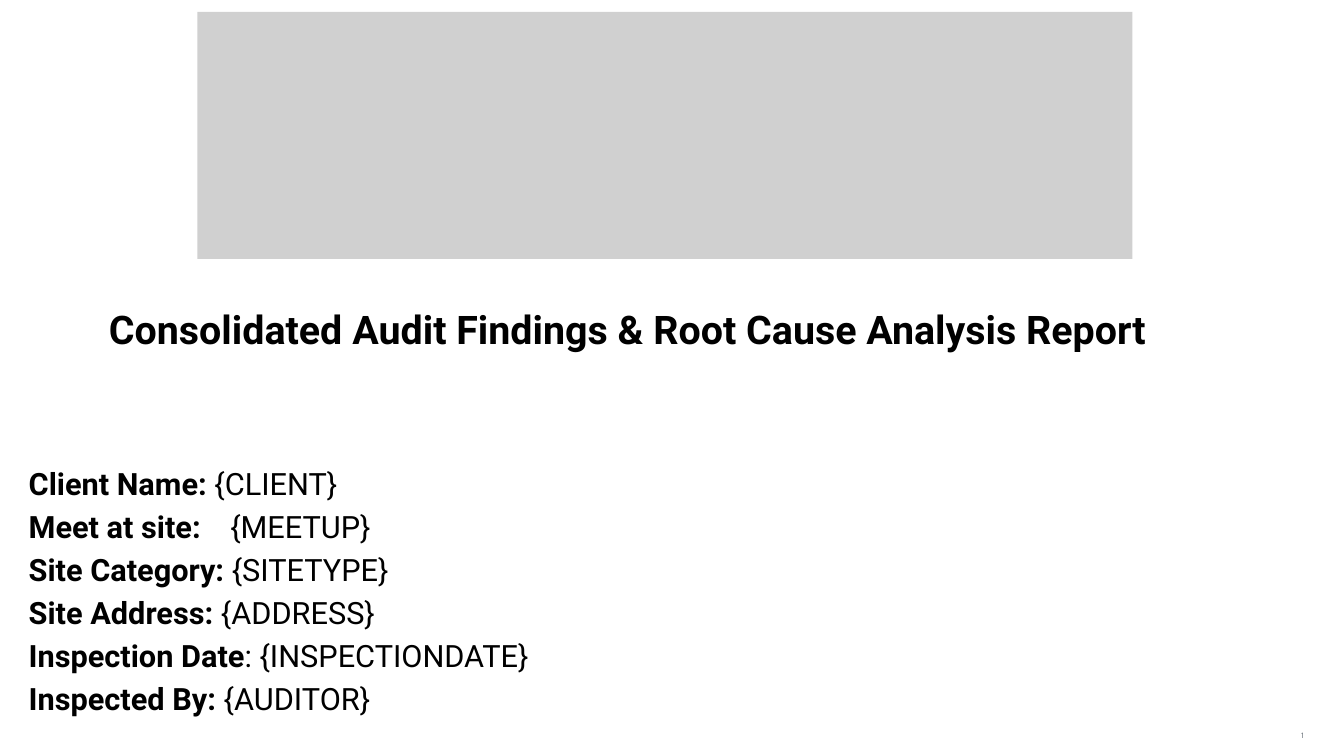
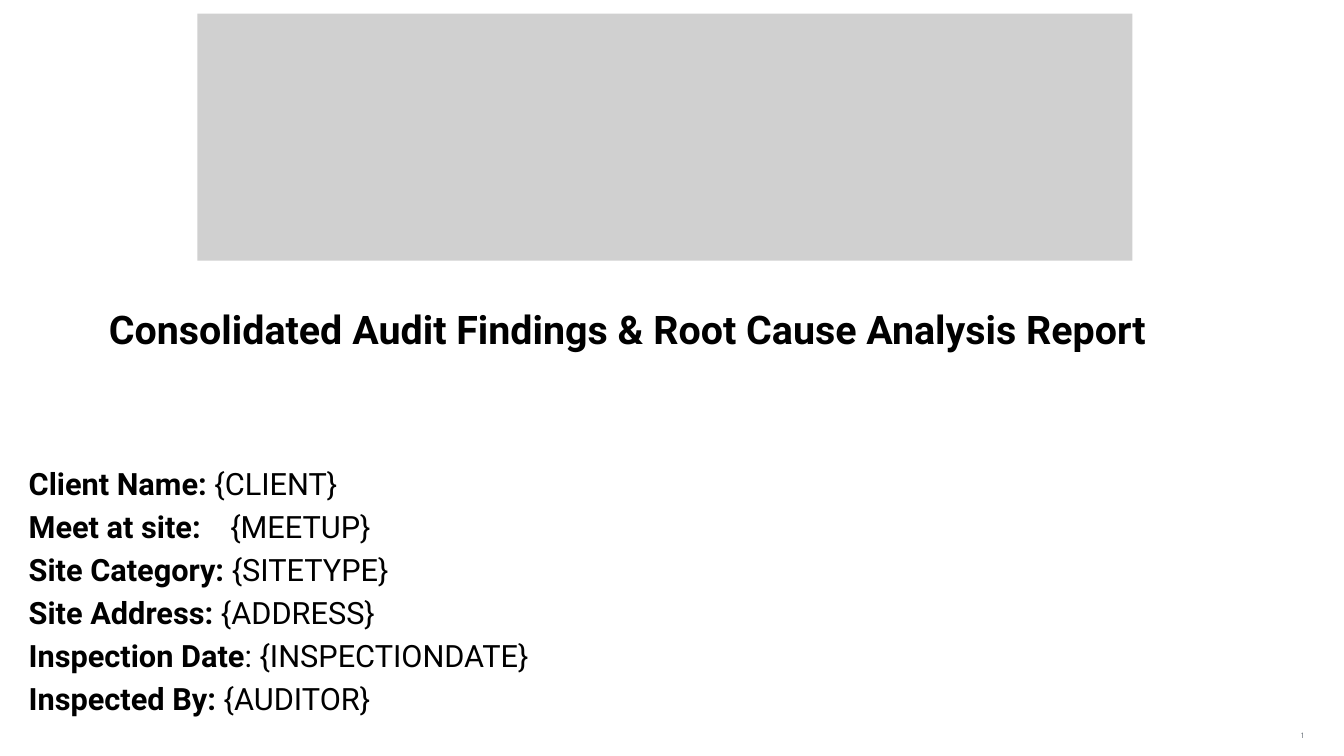
Before and after one commit to epcorn/Pestxz, a slide deck: slide 1 of tmp/client.pptx. Drawn at 1344x756 pixels with LibreOffice and Linux fonts; fonts in the diff are those of the drawing; grey boxes stand for pictures. Boxes give left, top, right and bottom in pixels: in the first picture for what was removed or moved away, otherwise in the second. Text is boxed around its words. In the diff, an @@ line names an element or a change of style, - is before the commit and + after.

```diff
--- a/tmp/client.pptx
+++ b/tmp/client.pptx
@@ picture at [198, 13, 1132, 261]: outline redrawn @@
```
Also in this commit, not shown: 2 other slides changed, 12 other files.
